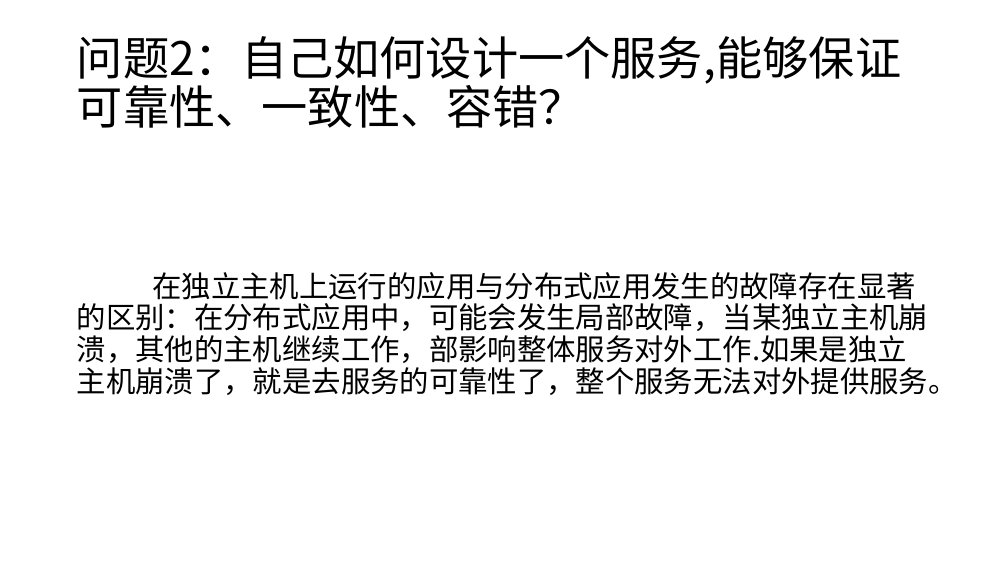
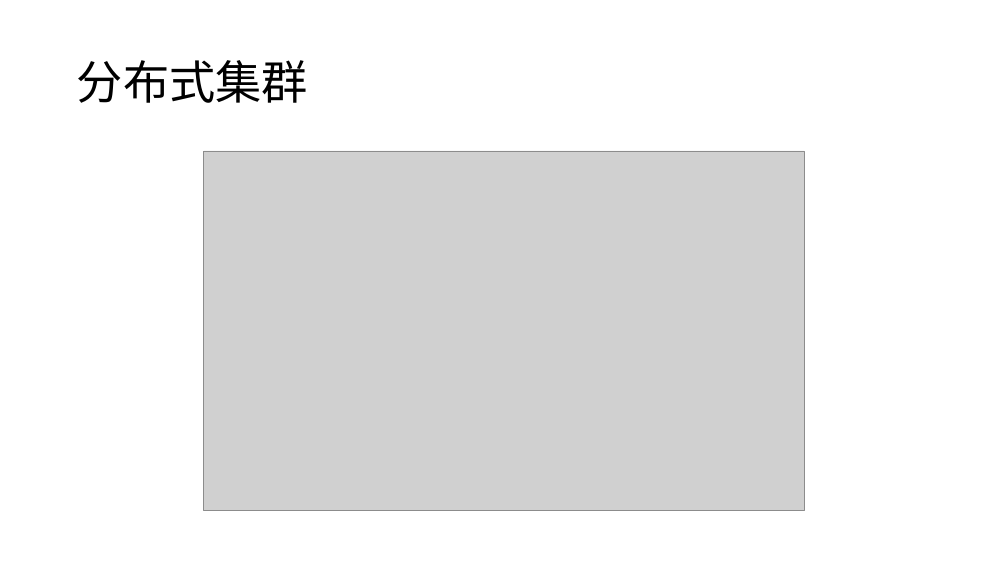
Before and after one commit to moxingwang/zookeeper, a slide deck: slide 4 of zookeeper.pptx. Drawn at 1008x567 pixels with LibreOffice and Linux fonts; fonts in the diff are those of the drawing; grey boxes stand for pictures. Boxes give left, top, right and bottom in pixels: in the first picture for what was removed or moved away, otherwise in the second. Text is boxed around its words. In the diff, an @@ line names an element or a change of style, - is before the commit and + after.

```diff
--- a/zookeeper.pptx
+++ b/zookeeper.pptx
@@ title at bbox=[77, 60, 308, 103]: text changed @@
-问题2：自己如何设计一个服务,能够保证可靠性、一致性、容错？
+分布式集群
@@ picture added at bbox=[204, 151, 805, 511] @@
@@ text removed at bbox=[77, 272, 958, 395] @@
-在独立主机上运行的应用与分布式应用发生的故障存在显著的区别：在分布式应用中，可能会发生局部故障，当某独立主机崩溃，其他的主机继续工作，部影响整体服务对外工作.如果是独立主机崩溃了，就是去服务的可靠性了，整个服务无法对外提供服务。
```
Also in this commit, not shown: 1 other slide changed, 1 slide removed.
